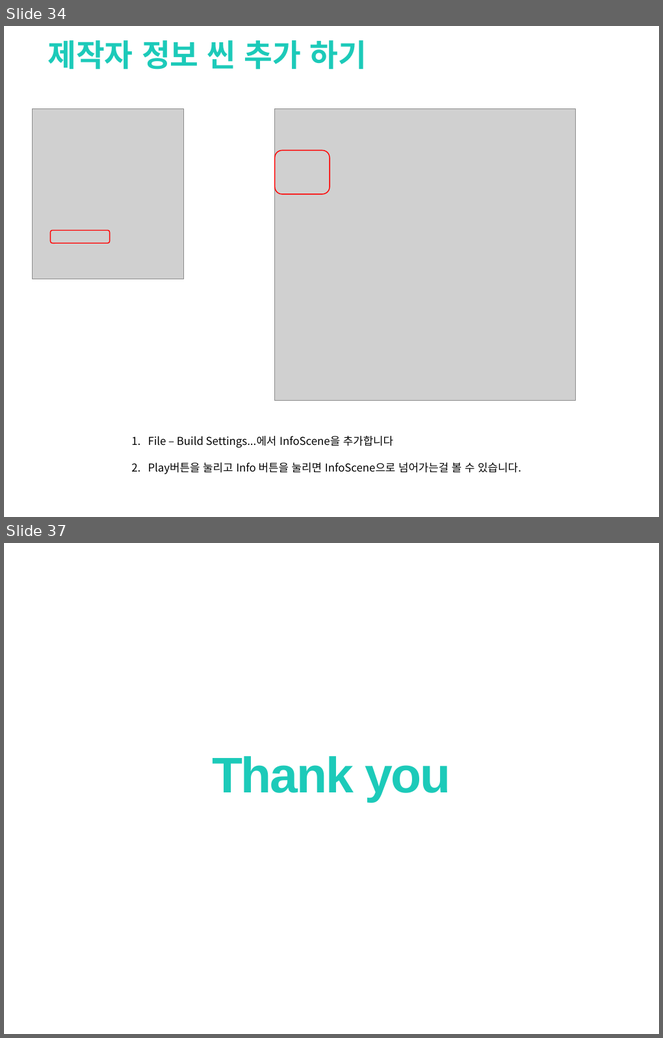
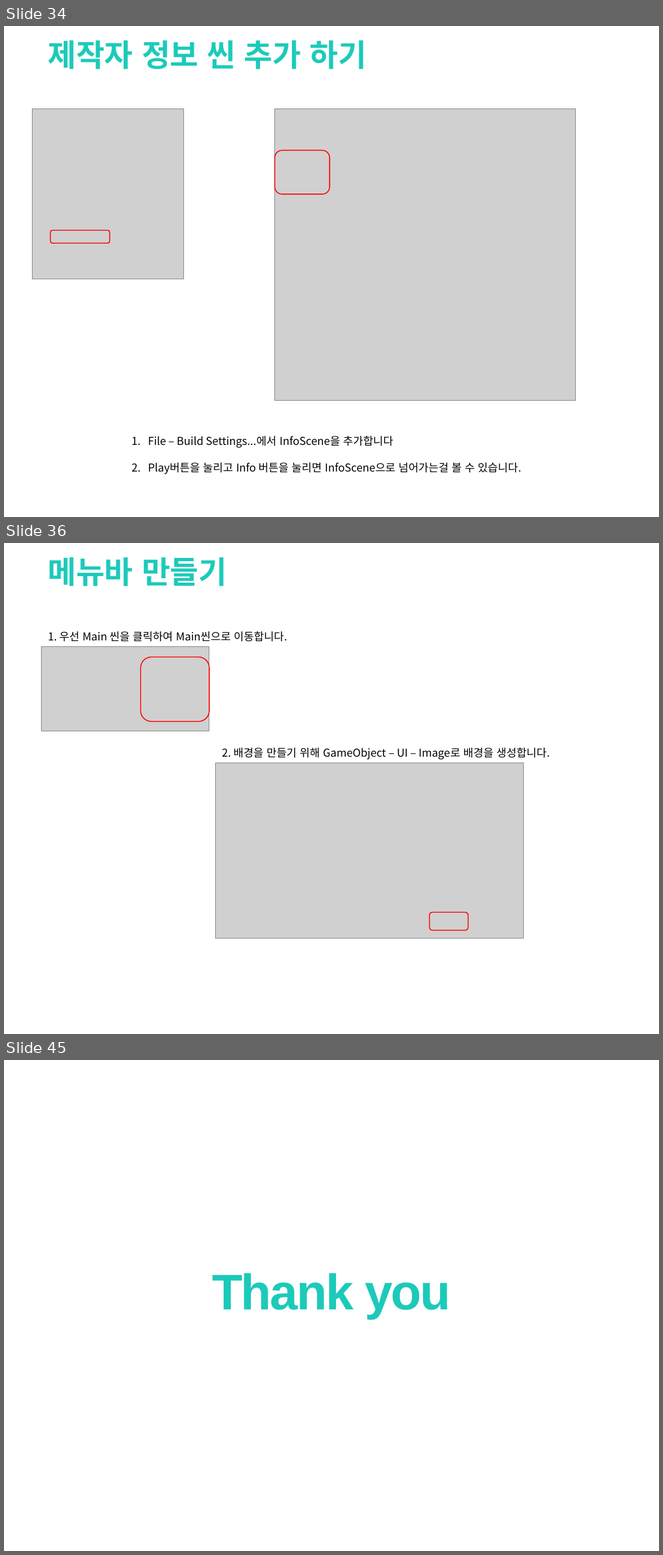
Before and after one commit to clianor/Unity-Final-Project, a slide deck: 기말과제.pptx. Shown one above the other, each under a label of ours: slides 34 and 37 before the commit, slides 34, 36 and 45 after it; the slides between them are not shown. The pictures are 663x1038 and 663x1555 pixels, drawn with LibreOffice and Linux fonts; fonts in the diff are those of the drawing; grey boxes stand for pictures; background and template pictures are left out. Boxes give left, top, right and bottom in pixels: in the first picture for what was removed or moved away, otherwise in the second. Text is boxed around its words. In the diff, an @@ line names an element or a change of style, - is before the commit and + after.

```diff
--- a/기말과제.pptx
+++ b/기말과제.pptx
@@ slide 36 added at (4,543,659,1034), background picture (left out) @@
@@ text added at (48,557,227,587), 34 pt, text #1CCAB9, bold @@
+메뉴바 만들기
@@ text added at (48,631,287,642), 12 pt, text #000000 @@
+1. 우선 Main 씬을 클릭하여 Main씬으로 이동합니다.
@@ picture added at (41,646,209,731) @@
@@ rounded rectangle added at (141,657,210,721), outline #FF0000 1 pt @@
@@ text added at (222,748,550,760), 12 pt, text #000000 @@
+2. 배경을 만들기 위해 GameObject – UI – Image로 배경을 생성합니다.
@@ picture added at (216,763,524,939) @@
@@ rounded rectangle added at (430,913,469,931), outline #FF0000 1 pt @@
@@ what was slide 37 is now slide 45 @@
```
Also in this commit, not shown: 1 slide changed, 8 other slides added, 1 slide removed, 16 other files.
